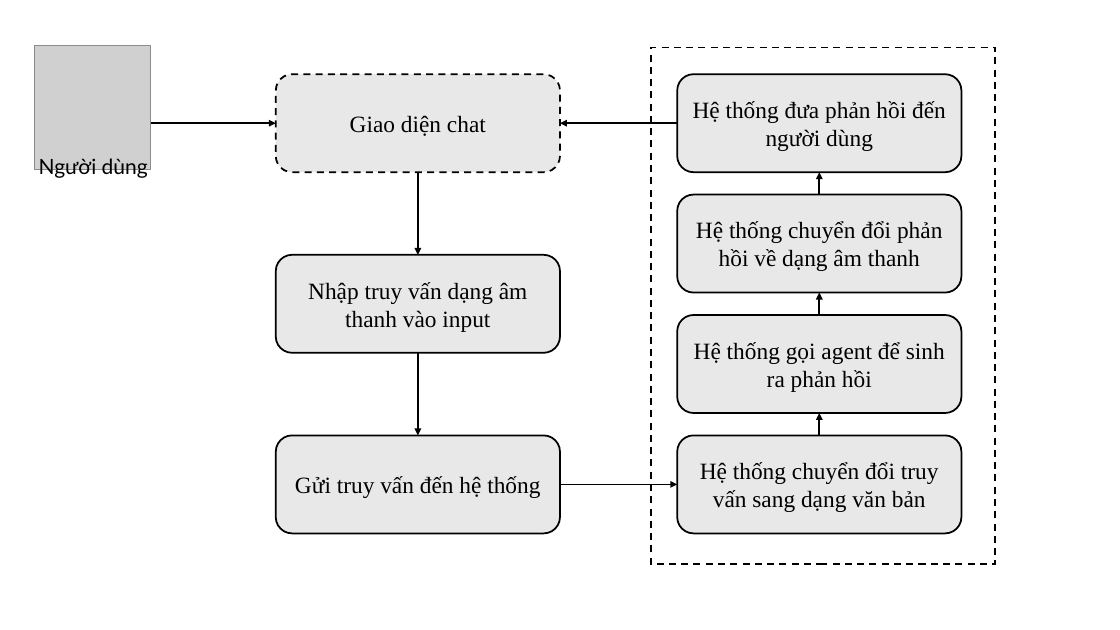
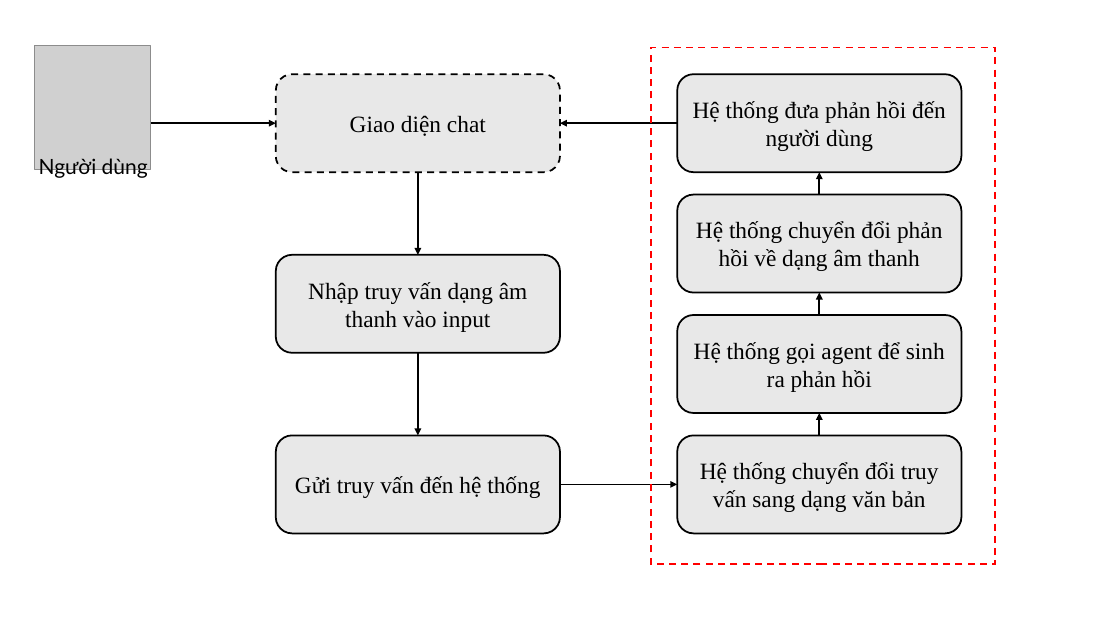
Before and after one commit to ngovanuc/Vietnamese_History_Chatbot, a slide deck: slide 18 of documents/hinh_ve_trong_cao_cao_do_an.pptx (slide 17 before the commit). Drawn at 1120x630 pixels with LibreOffice and Linux fonts; fonts in the diff are those of the drawing; grey boxes stand for pictures. Boxes give left, top, right and bottom in pixels: in the first picture for what was removed or moved away, otherwise in the second. Text is boxed around its words. In the diff, an @@ line names an element or a change of style, - is before the commit and + after.

```diff
--- a/documents/hinh_ve_trong_cao_cao_do_an.pptx
+++ b/documents/hinh_ve_trong_cao_cao_do_an.pptx
@@ rectangle at bbox=[651, 48, 996, 565]: outline #000000 1.5 pt dashed to #FF0000 1.5 pt dashed @@
```
Also in this commit, not shown: 5 other slides changed, 1 slide added, 1 other file.
